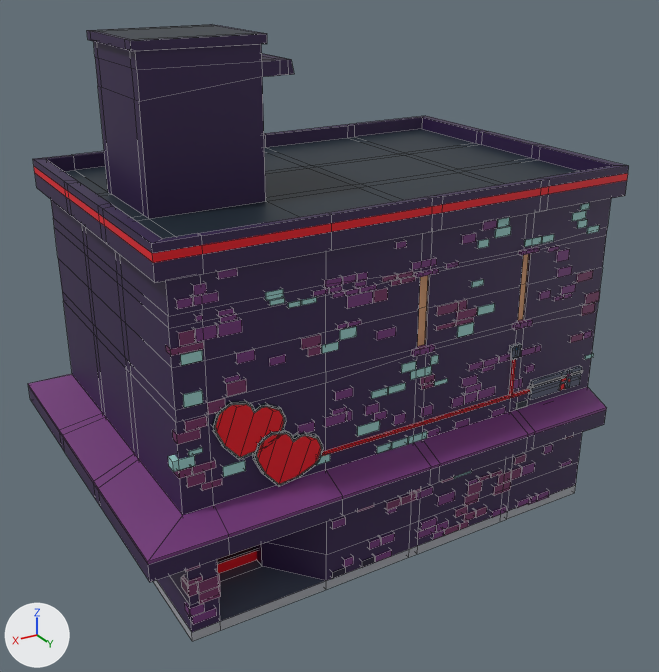
Renders of the FBX model Shader Test/Assets/Objects/Buildings/Meshes/Building_CrookedHearts.fbx from each side of a commit.
Camera for both pictures: a 50 mm camera at (-18.28, -140.83, 14.17) aimed at (-27.08, -155.49, 6.84). Every picture has the same lights, and +X, +Y and +Z are marked at lower left. Mesh edges are drawn as thin lines. Where no turn or scale is listed for an object, it has been applied to the vertices. Vertices at the same position are counted once.

In view in the first picture: 'Cube.051', 'Wall'.
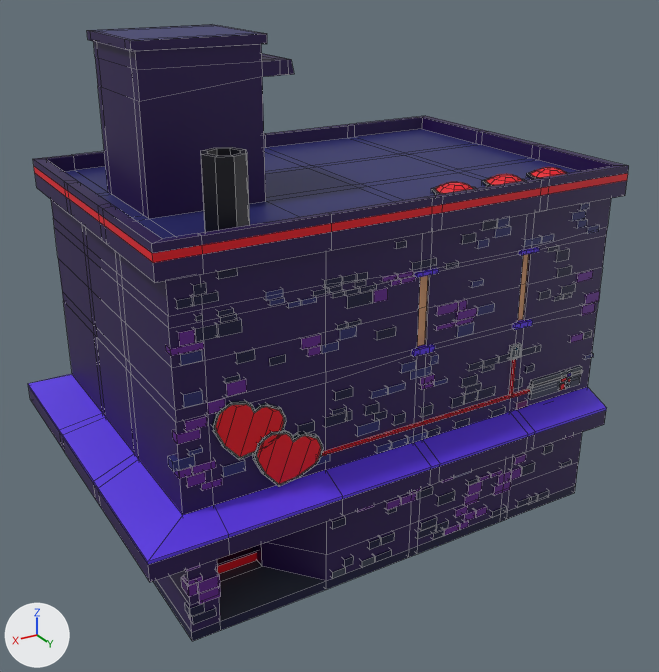
Changed parts and their boxes [x1, y1, x2, y2] in the pictures (659 x 672 px; the box of a moved part takes in the faces that stretch with it):
part 1 of me_cube_339, moved or reshaped
    before: [217, 546, 257, 574]
    after: [217, 547, 257, 574]
part 2 of me_cube_339, added (red)
    after: [431, 167, 568, 195]
part 3 of me_cube_339, added (black)
    after: [201, 147, 250, 232]
part 4 of me_cube_339, surface changed
    both: [28, 25, 606, 632]
part 5 of me_cube_339, recoloured (grey to blue)
    both: [153, 485, 576, 641]
part 6 of me_wall, surface changed
    both: [166, 203, 600, 625]

What changed in the scene script:
```text
Change me_cube_339:
    used by ob_cube_051; location = (-22.73, -152.93, 2.9)
    remove me_cube_339.from_pydata(...)  # 1432 vertices, 1346 faces; spans x -9.4..0.84, y -6.77..0.57, z 0.0..9.9
    add me_cube_339.from_pydata(...)  # 1934 vertices, 1794 faces; spans x -9.4..0.84, y -6.77..0.57, z 0.0..9.9
    me_cube_339 part 1: the loose piece of 12 vertices spanning x -1.93..-0.09, y -1.38..-1.17, z 0.25..0.52 is scaled about its middle by (1, 1, 0.882), then moved by (0.0, 0.0, -0.03)
    me_cube_339 part 2: 120 vertices added at x -8.73..-5.52, y -1.23..-0.34, z 7.03..7.25
    me_cube_339 part 3: 32 vertices added at x -1.69..-0.94, y -1.01..-0.26, z 7.03..8.36
    me_cube_339 part 4: 877 kept faces spanning x -9.4..0.84, y -6.77..0.57, z 0.0..9.9 get new texture (UV) coordinates
    me_cube_339 part 5: 62 faces spanning x -9.19..0.0, y -6.21..0.0, z 0.0..0.2 switch from mat_palette_stones (picture img_palette_stones_png) to mat_palette_specials (picture img_palette_specials_png)
Change me_wall:
    where me_wall.from_pydata(...)  # 1552 vertices, 1164 faces; spans x 7.56..16.89, y -0.09..0.24, z -5.22..1.52
    used by ob_wall; location = (-39.5, -153.12, 8.31)
    me_wall part 6: texture (UV) coordinates of 1164 of 1164 faces, centred in x 7.56..16.89, y -0.09..0.24, z -5.22..1.52, changed; they spanned u 0.06..0.73, v 0.02..0.1 and now span u 0.59..0.73, v 0.72..0.95
```
